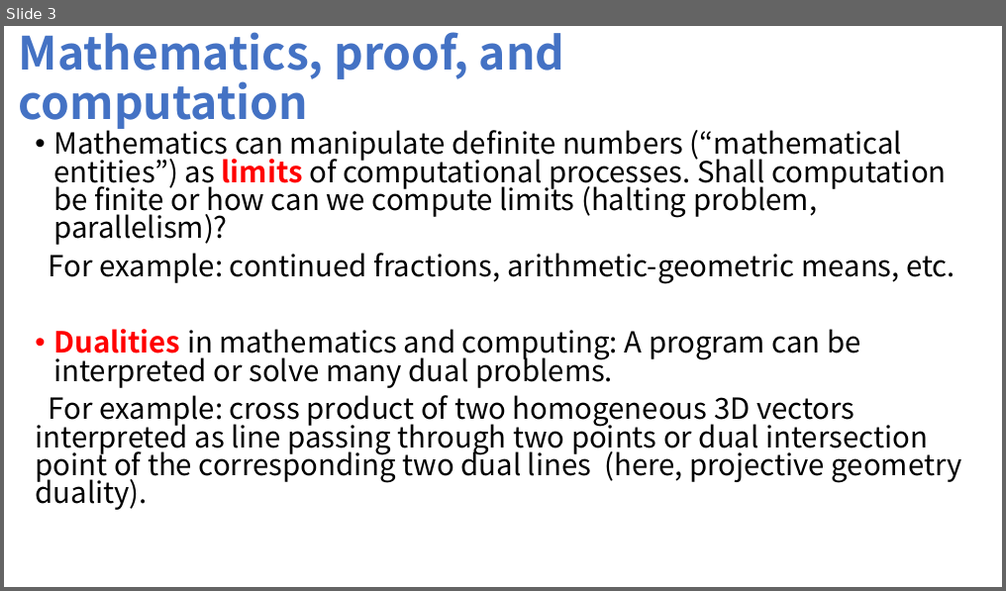
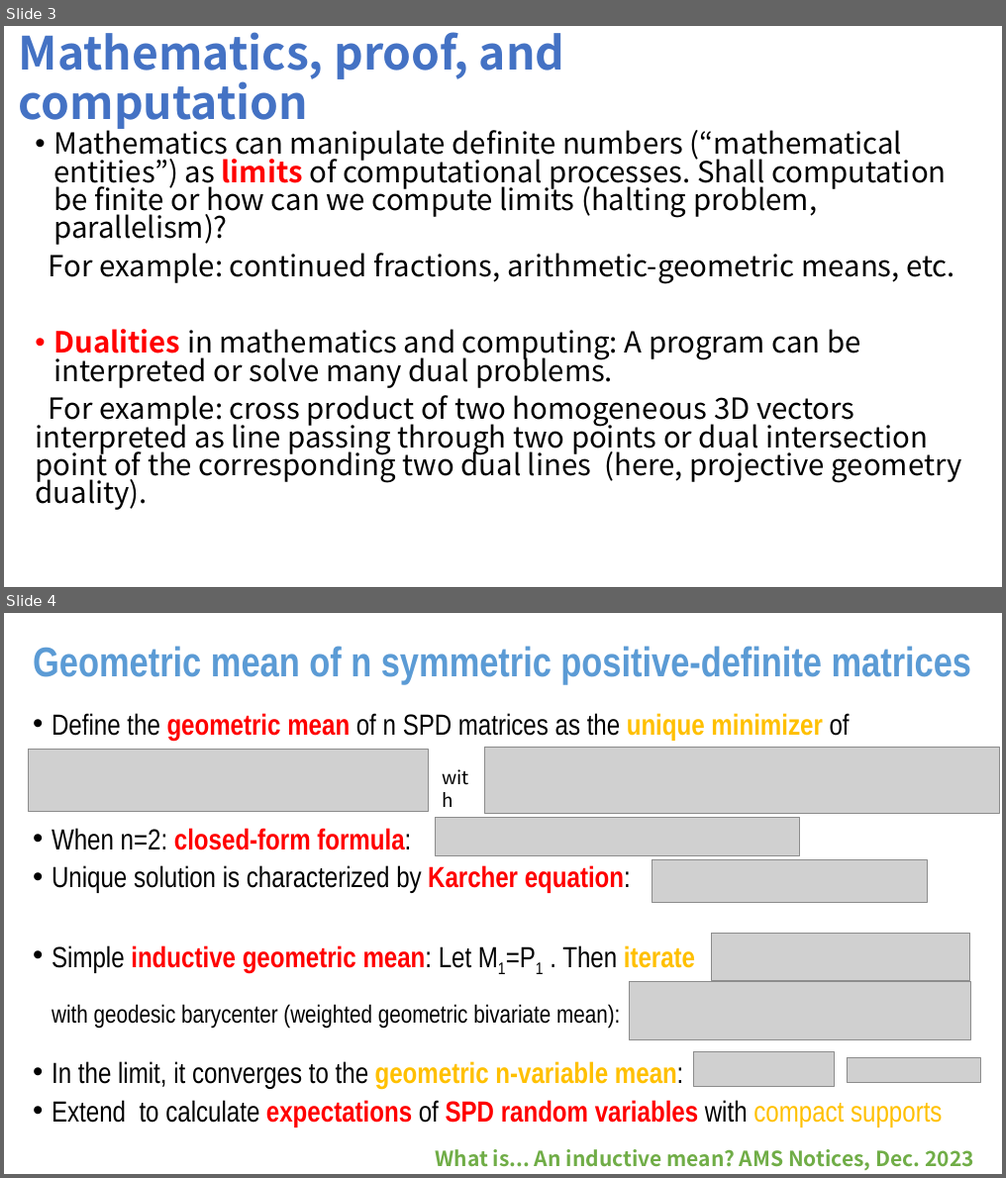
Before and after one commit to FrankNielsen/FrankNielsen.github.io, a slide deck: PPTX/Cards-November2023.pptx. Shown one above the other, each under a label of ours: slide 3 before the commit, slides 3 and 4 after it. The pictures are 1006x591 and 1006x1178 pixels, drawn with LibreOffice and Linux fonts; fonts in the diff are those of the drawing; grey boxes stand for pictures. Boxes give left, top, right and bottom in pixels: in the first picture for what was removed or moved away, otherwise in the second. Text is boxed around its words. In the diff, an @@ line names an element or a change of style, - is before the commit and + after.

```diff
--- a/PPTX/Cards-November2023.pptx
+++ b/PPTX/Cards-November2023.pptx
@@ slide 4 added at <box>4,613,1002,1174</box>, background #FFFFFF @@
@@ title added at <box>33,646,972,684</box>, 40 pt, text #5B9BD5, bold @@
+Geometric mean of n symmetric positive-definite matrices
@@ text added at <box>52,713,942,1127</box>, 28 pt, text #000000 @@
+• Define the geometric mean of n SPD matrices as the unique minimizer of
+• When n=2: closed-form formula:
+• Unique solution is characterized by Karcher equation:
+• Simple inductive geometric mean: Let M1=P1 . Then iterate
+• In the limit, it converges to the geometric n-variable mean:
+• Extend to calculate expectations of SPD random variables with compact supports
@@ picture added at <box>28,749,428,811</box> @@
@@ picture added at <box>484,747,1000,813</box> @@
@@ picture added at <box>436,817,799,857</box> @@
@@ picture added at <box>652,861,928,902</box> @@
@@ picture added at <box>712,933,970,980</box> @@
@@ picture added at <box>629,982,970,1041</box> @@
@@ text added at <box>52,1004,620,1029</box>, 24 pt, text #000000 @@
+with geodesic barycenter (weighted geometric bivariate mean):
@@ picture added at <box>693,1053,835,1087</box> @@
@@ picture added at <box>846,1058,981,1082</box> @@
@@ text added at <box>705,1100,747,1123</box>, 18 pt, text #000000 @@
+with
@@ text added at <box>436,1150,974,1170</box>, 20 pt, text #70AD47, bold @@
+What is... An inductive mean? AMS Notices, Dec. 2023
```
Also in this commit, not shown: 7 other files.
